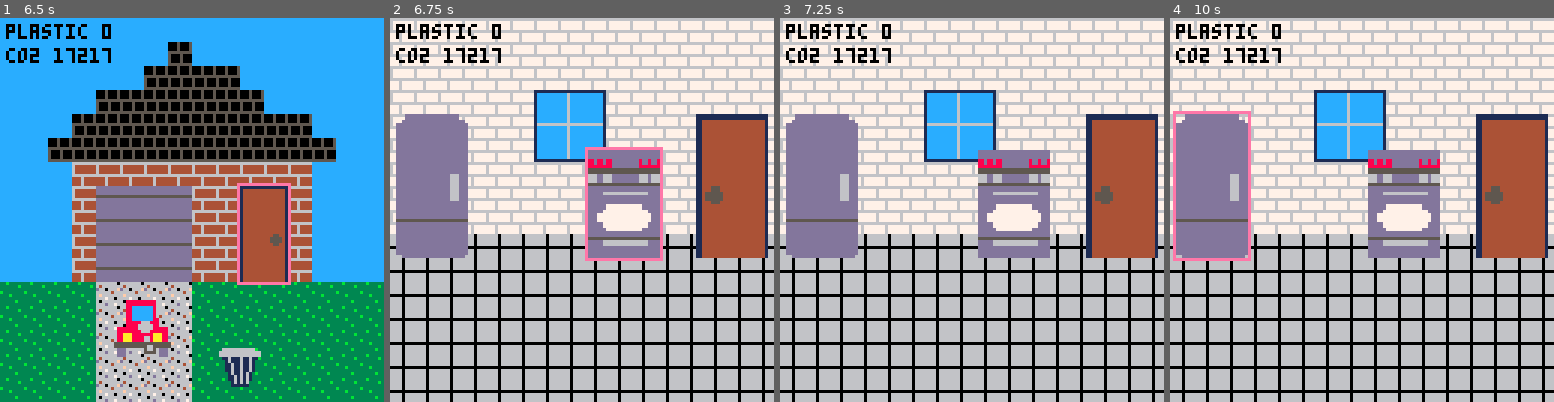
Above: before the commit, frames 1-4 (left to right).
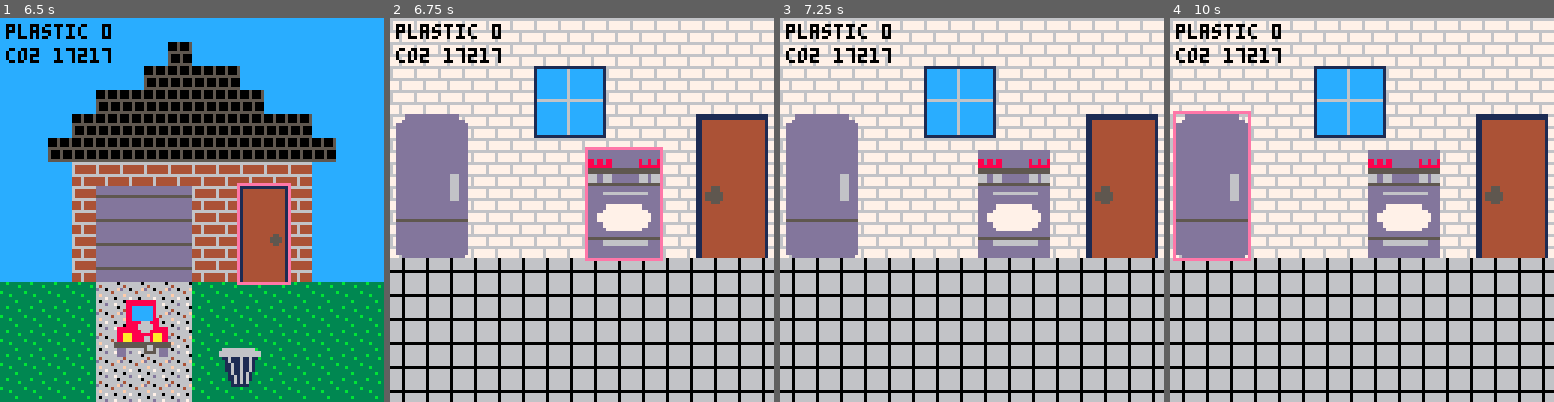
Above: after the commit, the same moments.

Repository: EmilyRagan/senior-project
Game: PICO-8 cartridge carts/home.p8
The game is run twice, just before and just after one commit, with the same random seed, the same clock (stepped at 60 frames per second) and the same inputs.
Inputs:
- Up to frame 1 (6.5 s): tap O (Z key) at 0.33, 0.7, 1.43, 2.22, 3.1, 3.98, 4.87, 5.75 s; tap X (X key) at 1.07, 2.07, 2.4, 2.73, 3.07, 3.4, 3.73, 4.07, 4.4, 4.73, 5.07, 5.4, 5.73, 6.07, 6.4 s; hold Left 1.97-2.37 s; hold Down 2.42-2.82 s; hold Right 2.87-3.53 s; hold Up 3.58-4.08 s; hold Right 4.13-4.53 s; hold Down 4.58-5.08 s; hold Left 5.13-5.8 s; hold Up 5.85-6.18 s; hold Left from 6.23 s (still down)
- Up to frame 2 (6.75 s): release Left at 6.63 s; tap O (Z key) at 6.63 s; hold Down from 6.68 s (still down); tap X (X key) at 6.73 s
- Up to frame 3 (7.25 s): tap X (X key) at 7.07 s; release Down at 7.08 s; hold Right from 7.13 s (still down)
- Up to frame 4 (10 s): tap X (X key) every 0.33 s from 7.4 to 9.73 s; tap O (Z key) at 7.52, 8.4, 9.28 s; release Right at 7.8 s; hold Up 7.85-8.35 s; hold Right 8.4-8.8 s; hold Down 8.85-9.35 s; hold Left from 9.4 s (still down)

Frame 1 is identical in both runs. In frame 2, 4.7% of the frame differs, in the area x 0-100%, y 12-63%; in frame 3, 4.9%; in frame 4, 4.8%.

Commit message:
update kitchen background

Diff:
--- a/carts/home.p8
+++ b/carts/home.p8
@@ -699,14 +699,14 @@
 __map__
 020202020202020202020202020202020f0f0f0f0f0f0f0f0f0f0f0f0f0f0f0f404040404040404040404040404040404040404040404040404040404040404040404040404040404040404040404040404040404040404040404040404040404040404040404040400000000000000000000000000000000000000000000000
 020202020202020302020202020202020f0f0f0f0f0f0f0f0f0f0f0f0f0f0f0f404040404040404040404040404040404040404040404040404040404040404040404040404040404040404040404040404040404040404040404040404040404040404040404040400000000000000000000000000000000000000000000000
-020202020202030303030202020202020f0f0f0f0f0f0f0f0f0f0f0f0f0f0f0f404040404040404040404040404040404040404040404040404040404040404040404040404040404040404040404040404040404040404040404040404040404040404040404040400000000000000000000000000000000000000000000000
-020202020303030303030302020202020f0f0f0f0f0f1b1c1d0f0f0f0f0f0f0f404040404040404040404040404040404040404040404040404040404040404040404040404040404040404040404040404040404040404040404040404040404040404040404040400000000000000000000000000000000000000000000000
-020202030303030303030303030202020f0f0f0f0f0f2b2c2d0f0f0f0f0f0f0f404040404040404040404040404040404040404040404040404040404040404040404040404040404040404040404040404040404040404040404040404040404040404040404040400000000000000000000000000000000000000000000000
-020203030303030303030303030302020f0f0f0f0f0f3b3c3d0f0f0f0f0f0f0f404040404040404040404040404040404040404040404040404040404040404040404040404040404040404040404040404040404040404040404040404040404040404040404040400000000000000000000000000000000000000000000000
+020202020202030303030202020202020f0f0f0f0f0f1b1c1d0f0f0f0f0f0f0f404040404040404040404040404040404040404040404040404040404040404040404040404040404040404040404040404040404040404040404040404040404040404040404040400000000000000000000000000000000000000000000000
+020202020303030303030302020202020f0f0f0f0f0f2b2c2d0f0f0f0f0f0f0f404040404040404040404040404040404040404040404040404040404040404040404040404040404040404040404040404040404040404040404040404040404040404040404040400000000000000000000000000000000000000000000000
+020202030303030303030303030202020f0f0f0f0f0f3b3c3d0f0f0f0f0f0f0f404040404040404040404040404040404040404040404040404040404040404040404040404040404040404040404040404040404040404040404040404040404040404040404040400000000000000000000000000000000000000000000000
+020203030303030303030303030302020f0f0f0f0f0f0f0f0f0f0f0f0f0f0f0f404040404040404040404040404040404040404040404040404040404040404040404040404040404040404040404040404040404040404040404040404040404040404040404040400000000000000000000000000000000000000000000000
 020202040404040404040404040202020f0f0f0f0f0f0f0f0f0f0f0f0f0f0f0f404040404040404040404040404040404040404040404040404040404040404040404040404040404040404040404040404040404040404040404040404040404040404040404040400000000000000000000000000000000000000000000000
 020202040505050504040404040202020f0f0f0f0f0f0f0f0f0f0f0f0f0f0f0f404040404040404040404040404040404040404040404040404040404040404040404040404040404040404040404040404040404040404040404040404040404040404040404040400000000000000000000000000000000000000000000000
 020202040505050504040404040202020f0f0f0f0f0f0f0f0f0f0f0f0f0f0f0f404040404040404040404040404040404040404040404040404040404040404040404040404040404040404040404040404040404040404040404040404040404040404040404040400000000000000000000000000000000000000000000000
-020202040505050504040404040202020e0e0e0e0e0e0e0e0e0e0e0e0e0e0e0e404040404040404040404040404040404040404040404040404040404040404040404040404040404040404040404040404040404040404040404040404040404040404040404040400000000000000000000000000000000000000000000000
+020202040505050504040404040202020f0f0f0f0f0f0f0f0f0f0f0f0f0f0f0f404040404040404040404040404040404040404040404040404040404040404040404040404040404040404040404040404040404040404040404040404040404040404040404040400000000000000000000000000000000000000000000000
 020202040505050504040404040202020e0e0e0e0e0e0e0e0e0e0e0e0e0e0e0e404040404040404040404040404040404040404040404040404040404040404040404040404040404040404040404040404040404040404040404040404040404040404040404040400000000000000000000000000000000000000000000000
 010101010606060601010101010101010e0e0e0e0e0e0e0e0e0e0e0e0e0e0e0e404040404040404040404040404040404040404040404040404040404040404040404040404040404040404040404040404040404040404040404040404040404040404040404040400000000000000000000000000000000000000000000000
 010101010606060601010101010101010e0e0e0e0e0e0e0e0e0e0e0e0e0e0e0e404040404040404040404040404040404040404040404040404040404040404040404040404040404040404040404040404040404040404040404040404040404040404040404040400000000000000000000000000000000000000000000000
